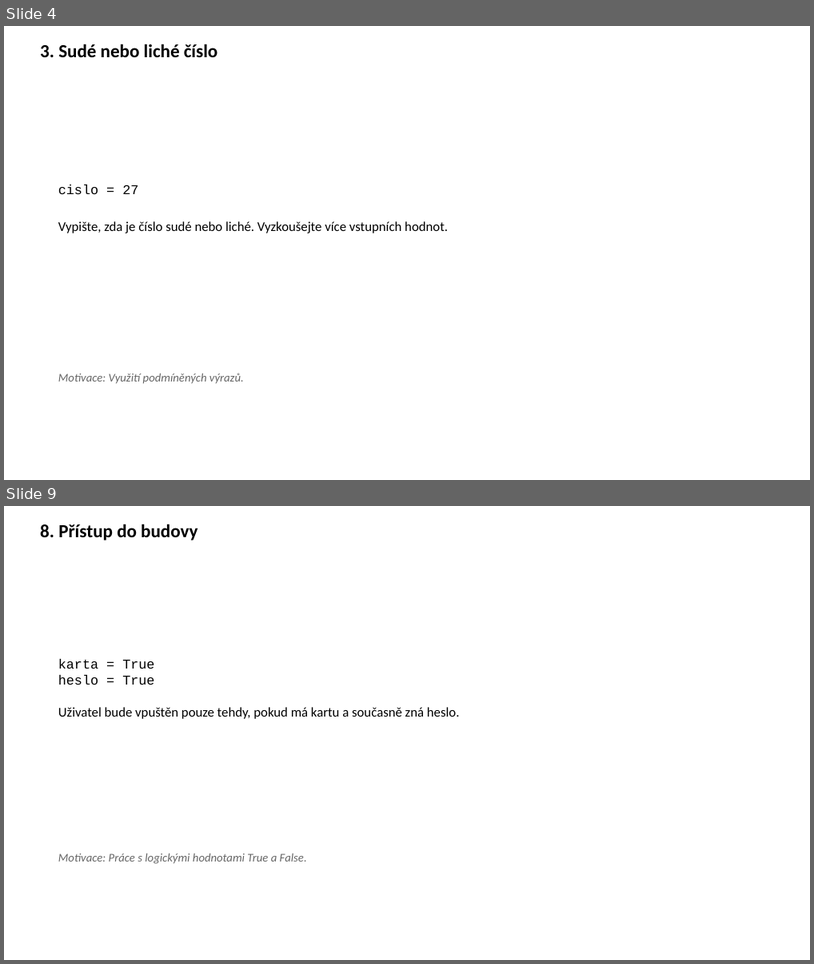
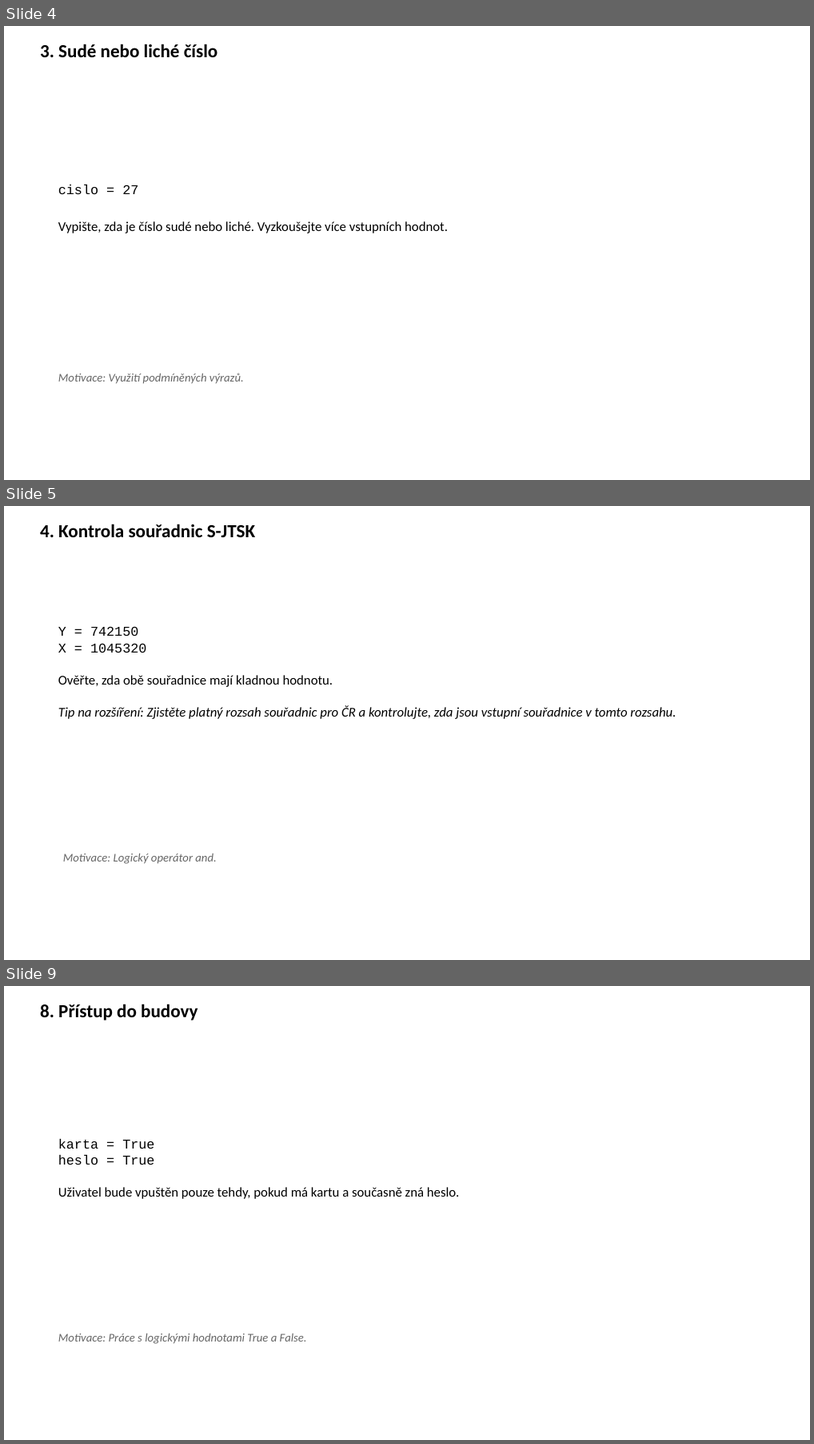
Before and after one commit to k155cvut/uvin, a slide deck: cviceni/cv4/uvin_cv4.pptx. Shown one above the other, each under a label of ours: slides 4 and 9 before the commit, slides 4, 5 and 9 after it; the slides between them are not shown. The pictures are 814x964 and 814x1444 pixels, drawn with LibreOffice and Linux fonts; fonts in the diff are those of the drawing. Boxes give left, top, right and bottom in pixels: in the first picture for what was removed or moved away, otherwise in the second. Text is boxed around its words. In the diff, an @@ line names an element or a change of style, - is before the commit and + after.

```diff
--- a/cviceni/cv4/uvin_cv4.pptx
+++ b/cviceni/cv4/uvin_cv4.pptx
@@ slide 5 added at <box>4,506,810,960</box>, background #FFFFFF @@
@@ text added at <box>40,524,255,537</box>, 22 pt, text #000000, bold @@
+4. Kontrola souřadnic S-JTSK
@@ text added at <box>58,626,676,719</box>, 16 pt, text #000000, italic @@
+Y = 742150
+X = 1045320
+Ověřte, zda obě souřadnice mají kladnou hodnotu.
+Tip na rozšíření: Zjistěte platný rozsah souřadnic pro ČR a kontrolujte, zda jsou vstupní souřadnice v tomto rozsahu.
@@ text added at <box>63,853,216,864</box>, 14 pt, text #666666, italic @@
+Motivace: Logický operátor and.
```
Also in this commit, not shown: 3 slides changed, 1 other slide added, 3 slides removed, 1 other file.
